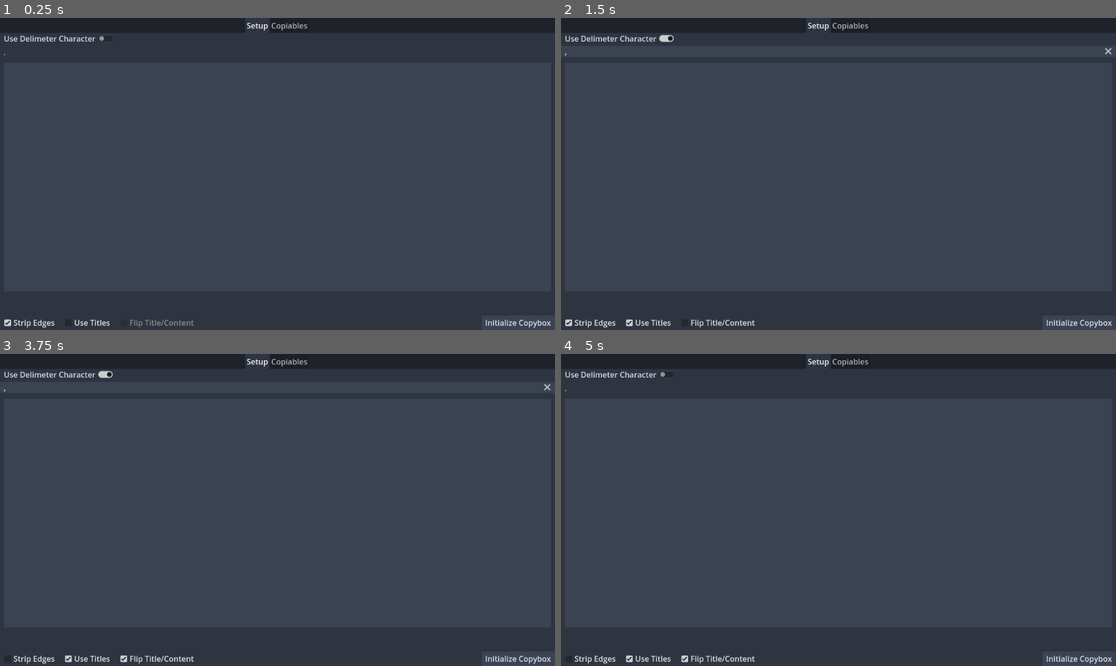
Above: before the commit, frames 1-4 (two rows, left to right).
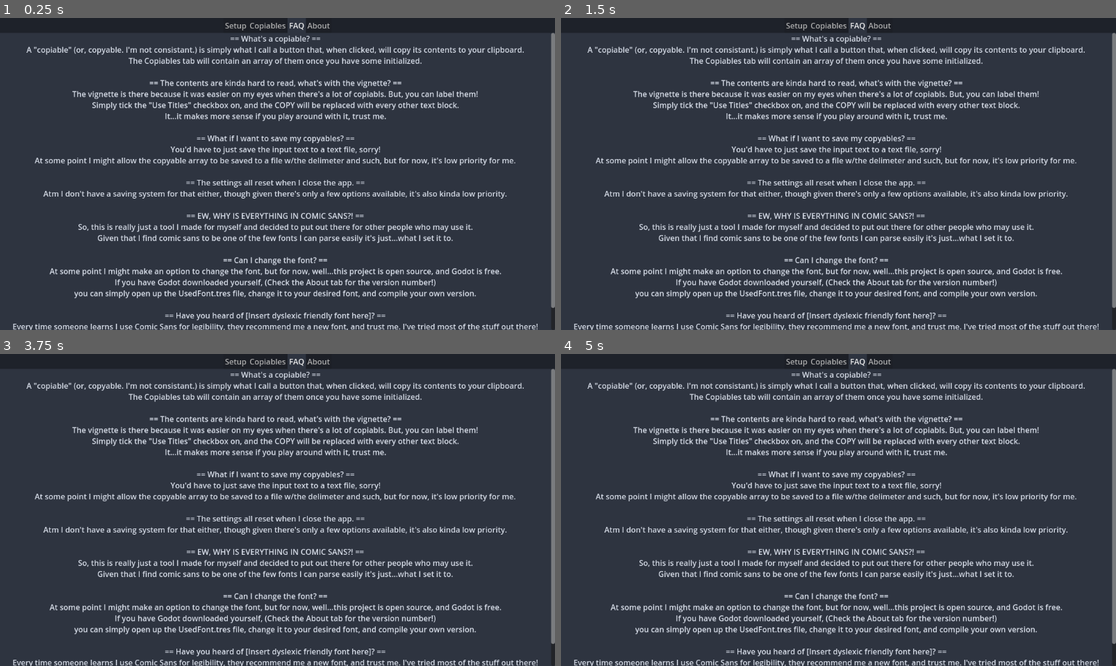
Above: after the commit, the same moments.

Repository: Scribble-Sheep/Copybox
Game: Godot game, scene res://Mainscene.tscn
Two runs of this game, one before a commit and one after it. Both use one fixed random seed, a clock stepped at 60 frames per second and the inputs below.
Inputs (mouse positions are in pixels of both pictures, inside the frame that each line leads up to):
- Up to frame 1 (0.25 s): no input
- Up to frame 2 (1.5 s): click (622, 39) at 0.5 s, where only the run before the commit has a clickable "Use Delimeter Character"; click (649, 323) at 1.25 s, where only the run before the commit has a clickable "Use Titles"
- Up to frame 3 (3.75 s): click (516, 659) at 2 s, where only the run before the commit has a clickable "Initialize Copybox"; click (27, 659) at 2.75 s, where only the run before the commit has a clickable "Strip Edges"; click (155, 659) at 3.5 s, where only the run before the commit has a clickable "Flip Title/Content"
- Up to frame 4 (5 s): click (622, 375) at 4.25 s, where only the run before the commit has a clickable "Use Delimeter Character"

The runs differ from the first frame. In frame 1, 12% of the frame differs, in the area x 0-100%, y 0-100%; in frame 2, 12%; in frame 3, 12%; in frame 4, 12%.

Commit message:
Some licensing text + an FAQ

Diff:
--- a/CopyablesBox.gd
+++ b/CopyablesBox.gd
@@ -15,13 +15,12 @@
 
 	var inStringArr
 
-	match delimiter:
-		"":
-			inStringArr = inString.split("\n", false)
-		_:
-			inStringArr = inString.split(delimiter, false)
+	if delimiter == "":
+		inStringArr = inString.split("\n", false)
+	else:
+		inStringArr = inString.split(delimiter, false)
 
-	if !inStringArr is Array and inStringArr.size()==0:
+	if !inStringArr is Array and inStringArr.size()==0:## Unhappy early return.
 		return
 
 	if title_toggle.button_pressed:
@@ -49,7 +48,6 @@
 					newchild.initialize(t, s)
 				else:
 					newchild.initialize(s, t)
-
 	else:
 		for s in inStringArr:
 			if strip_toggle.button_pressed:
--- a/LabeledCopyableDisplay.gd
+++ b/LabeledCopyableDisplay.gd
@@ -13,6 +13,10 @@
 	name_label.text = new_name_string
 
 
+func remove_close_button()-> void:
+	%Closebutton.queue_free()
+
+
 func _on_closebutton_pressed() -> void:
 	queue_free()
 
--- a/LabeledCopyableDisplay.tscn
+++ b/LabeledCopyableDisplay.tscn
@@ -135,8 +135,11 @@
 [node name="Control" type="Control" parent="HBoxContainer"]
 custom_minimum_size = Vector2(29.315, 0)
 layout_mode = 2
+size_flags_horizontal = 10
+size_flags_stretch_ratio = 0.0
 
 [node name="Closebutton" type="Button" parent="HBoxContainer/Control"]
+unique_name_in_owner = true
 custom_minimum_size = Vector2(0, 31)
 layout_mode = 1
 anchors_preset = 15
--- /dev/null
+++ b/LicenseLabel.gd
@@ -0,0 +1,11 @@
+extends Label
+
+
+# Called when the node enters the scene tree for the first time.
+func _ready() -> void:
+	text = "Copybox Version 1.0\n\n"
+	text +="This program was created by Sheep Undefined, aka Scribble-Sheep, using Godot %s.%s.%s.\n\n"%[Engine.get_version_info().major,Engine.get_version_info().minor,Engine.get_version_info().patch]
+	text += "This game uses Godot Engine, available under the following license:\n"
+	text += Engine.get_license_text()
+	text += "\n\nPortions of this software are copyright ©%s The FreeType Project (www.freetype.org). All rights reserved.\n\n"%"2023"
+	text += "Copyright The Mbed TLS Contributors\nLicensed under the Apache License, Version 2.0 (the \"License\"); you may not use this file except in compliance with the License. You may obtain a copy of the License at\nhttp://www.apache.org/licenses/LICENSE-2.0\nUnless required by applicable law or agreed to in writing, software distributed under the License is distributed on an \"AS IS\" BASIS, WITHOUT WARRANTIES OR CONDITIONS OF ANY KIND, either express or implied. See the License for the specific language governing permissions and limitations under the License.\n\n"
--- a/Mainscene.tscn
+++ b/Mainscene.tscn
@@ -1,8 +1,10 @@
-[gd_scene load_steps=4 format=3 uid="uid://ckfaab762ijsb"]
+[gd_scene load_steps=6 format=3 uid="uid://ckfaab762ijsb"]
 
 [ext_resource type="Script" path="res://TabBar.gd" id="1_c0t2p"]
 [ext_resource type="Script" path="res://CopyablesBox.gd" id="1_jnc58"]
 [ext_resource type="Script" path="res://TitlesToggle.gd" id="2_8mpku"]
+[ext_resource type="Script" path="res://OnTopToggle.gd" id="4_ihvxv"]
+[ext_resource type="Script" path="res://LicenseLabel.gd" id="5_k422d"]
 
 [node name="Root" type="Control"]
 layout_mode = 3
@@ -20,16 +22,32 @@
 grow_horizontal = 2
 grow_vertical = 2
 tab_alignment = 1
+current_tab = 2
 script = ExtResource("1_c0t2p")
 
 [node name="Setup" type="VBoxContainer" parent="TabBar"]
+visible = false
 layout_mode = 2
 
-[node name="DelimeterToggle" type="CheckButton" parent="TabBar/Setup"]
+[node name="HBoxContainer2" type="HBoxContainer" parent="TabBar/Setup"]
+layout_mode = 2
+size_flags_vertical = 4
+
+[node name="DelimeterToggle" type="CheckButton" parent="TabBar/Setup/HBoxContainer2"]
 unique_name_in_owner = true
 layout_mode = 2
 size_flags_horizontal = 0
 text = "Use Delimeter Character"
+flat = true
+
+[node name="OnTopToggle" type="CheckBox" parent="TabBar/Setup/HBoxContainer2"]
+layout_mode = 2
+size_flags_horizontal = 10
+size_flags_vertical = 10
+text = "Always On Top"
+flat = true
+alignment = 1
+script = ExtResource("4_ihvxv")
 
 [node name="DelimitEdit" type="LineEdit" parent="TabBar/Setup"]
 unique_name_in_owner = true
@@ -46,7 +64,7 @@
 theme_override_constants/margin_left = 8
 theme_override_constants/margin_top = 8
 theme_override_constants/margin_right = 8
-theme_override_constants/margin_bottom = 46
+theme_override_constants/margin_bottom = 19
 
 [node name="Textblob" type="TextEdit" parent="TabBar/Setup/Raw Text"]
 unique_name_in_owner = true
@@ -54,6 +72,7 @@
 
 [node name="HBoxContainer" type="HBoxContainer" parent="TabBar/Setup"]
 layout_mode = 2
+size_flags_horizontal = 4
 
 [node name="StripToggle" type="CheckBox" parent="TabBar/Setup/HBoxContainer"]
 unique_name_in_owner = true
@@ -61,12 +80,14 @@
 tooltip_text = "Removes any newlines at the starts and ends of each copyable. Useful if you want to use delimiters."
 button_pressed = true
 text = "Strip Edges"
+flat = true
 
 [node name="TitlesToggle" type="CheckBox" parent="TabBar/Setup/HBoxContainer"]
 unique_name_in_owner = true
 layout_mode = 2
 tooltip_text = "If enabled, every odd numbered copyable will be treated as the title to the next one. Just try it out, you'll see what I mean."
 text = "Use Titles"
+flat = true
 script = ExtResource("2_8mpku")
 
 [node name="FlipToggle" type="CheckBox" parent="TabBar/Setup/HBoxContainer"]
@@ -75,8 +96,9 @@
 tooltip_text = "Did you write them out in reverse? Here, no need to rewrite things."
 disabled = true
 text = "Flip Title/Content"
+flat = true
 
-[node name="InitButton" type="Button" parent="TabBar/Setup/HBoxContainer"]
+[node name="InitButton" type="Button" parent="TabBar/Setup"]
 custom_minimum_size = Vector2(145, 30)
 layout_mode = 2
 size_flags_horizontal = 10
@@ -90,8 +112,77 @@
 [node name="CopyablesBox" type="VBoxContainer" parent="TabBar/Copiables"]
 layout_mode = 2
 size_flags_horizontal = 3
+size_flags_vertical = 3
 script = ExtResource("1_jnc58")
 
-[connection signal="toggled" from="TabBar/Setup/DelimeterToggle" to="TabBar" method="_on_delimeter_toggle_toggled"]
+[node name="Label" type="Label" parent="TabBar/Copiables/CopyablesBox"]
+custom_minimum_size = Vector2(4.595, 0.335)
+layout_mode = 2
+size_flags_horizontal = 3
+size_flags_vertical = 2
+text = "It looks like you don't have any copiables yet!
+To get started, click \"Setup\" tab up there and type in some things you want to make copiables for, or choose the \"FAQ\" tab for more help."
+horizontal_alignment = 1
+vertical_alignment = 1
+autowrap_mode = 3
+
+[node name="FAQ" type="ScrollContainer" parent="TabBar"]
+layout_mode = 2
+size_flags_vertical = 3
+
+[node name="FAQLabel" type="RichTextLabel" parent="TabBar/FAQ"]
+custom_minimum_size = Vector2(4.595, 0.335)
+layout_mode = 2
+size_flags_horizontal = 3
+size_flags_vertical = 3
+bbcode_enabled = true
+text = "[center][b]== What's a copiable? ==[/b]
+A \"copiable\" (or, copyable. I'm not consistant.) is simply what I call a button that, when clicked, will copy its contents to your clipboard.
+The Copiables tab will contain an array of them once you have some initialized.
+
+[b]== The contents are kinda hard to read, what's with the vignette? ==[/b]
+The vignette is there because it was easier on my eyes when there's a lot of copiabls. But, you can label them!
+Simply tick the \"Use Titles\" checkbox on, and the COPY will be replaced with every other text block.
+It...it makes more sense if you play around with it, trust me.
+
+[b]== What if I want to save my copyables? ==[/b]
+You'd have to just save the input text to a text file, sorry!
+At some point I might allow the copyable array to be saved to a file w/the delimeter and such, but for now, it's low priority for me.
+
+[b]== The settings all reset when I close the app. ==[/b]
+Atm I don't have a saving system for that either, though given there's only a few options available, it's also kinda low priority.
+
+[b]== EW, WHY IS EVERYTHING IN COMIC SANS?! ==[/b]
+So, this is really just a tool I made for myself and decided to put out there for other people who may use it.
+Given that I find comic sans to be one of the few fonts I can parse easily it's just...what I set it to.
+
+[b]== Can I change the font? ==[/b]
+At some point I might make an option to change the font, but for now, well...this project is open source, and Godot is free.
+If you have Godot downloaded yourself, (Check the About tab for the version number!)
+you can simply open up the UsedFont.tres file, change it to your desired font, and compile your own version.
+
+[b]== Have you heard of [Insert dyslexic friendly font here]? ==[/b]
+Every time someone learns I use Comic Sans for legibility, they recommend me a new font, and trust me. I've tried most of the stuff out there!
+Comic Sans remains the only font I've found that works well for me, and some of the fonts I've been recommended are actually HARDER for me to read. I'm perfectly fine with using it, honest![/center]
+"
+
+[node name="About" type="ScrollContainer" parent="TabBar"]
+visible = false
+layout_mode = 2
+size_flags_vertical = 3
+
+[node name="LicenseLabel" type="Label" parent="TabBar/About"]
+custom_minimum_size = Vector2(4.595, 0.335)
+layout_mode = 2
+size_flags_horizontal = 3
+size_flags_vertical = 2
+text = "Error, could not load license. Oh no!"
+horizontal_alignment = 1
+vertical_alignment = 1
+autowrap_mode = 3
+script = ExtResource("5_k422d")
+
+[connection signal="toggled" from="TabBar/Setup/HBoxContainer2/DelimeterToggle" to="TabBar" method="_on_delimeter_toggle_toggled"]
+[connection signal="toggled" from="TabBar/Setup/HBoxContainer2/OnTopToggle" to="TabBar/Setup/HBoxContainer2/OnTopToggle" method="_on_toggled"]
 [connection signal="toggled" from="TabBar/Setup/HBoxContainer/TitlesToggle" to="TabBar/Setup/HBoxContainer/TitlesToggle" method="_on_toggled"]
-[connection signal="pressed" from="TabBar/Setup/HBoxContainer/InitButton" to="TabBar" method="_on_initbutton_pressed"]
+[connection signal="pressed" from="TabBar/Setup/InitButton" to="TabBar" method="_on_initbutton_pressed"]
--- a/NordTheme.tres
+++ b/NordTheme.tres
@@ -6,6 +6,10 @@
 
 [sub_resource type="StyleBoxEmpty" id="StyleBoxEmpty_xjs4p"]
 content_margin_left = 8.0
+
+[sub_resource type="SystemFont" id="SystemFont_xlk0b"]
+font_names = PackedStringArray("Comic Sans MS")
+font_weight = 999
 
 [sub_resource type="StyleBoxFlat" id="StyleBoxFlat_xin8j"]
 bg_color = Color(0.560784, 0.737255, 0.733333, 1)
@@ -87,6 +91,11 @@
 LineEdit/styles/focus = ExtResource("1_bet28")
 LineEdit/styles/normal = ExtResource("1_bet28")
 LineEdit/styles/read_only = SubResource("StyleBoxEmpty_xjs4p")
+RichTextLabel/colors/default_color = Color(0.847059, 0.870588, 0.913725, 1)
+RichTextLabel/colors/font_outline_color = Color(0.847059, 0.870588, 0.913725, 1)
+RichTextLabel/colors/selection_color = Color(0.262745, 0.298039, 0.368627, 0.8)
+RichTextLabel/fonts/bold_font = SubResource("SystemFont_xlk0b")
+RichTextLabel/fonts/normal_font = ExtResource("1_o26fg")
 TabBar/styles/button_highlight = SubResource("StyleBoxFlat_xin8j")
 TabBar/styles/tab_selected = SubResource("StyleBoxFlat_c2n2l")
 TabContainer/fonts/font = ExtResource("1_o26fg")
--- /dev/null
+++ b/OnTopToggle.gd
@@ -0,0 +1,10 @@
+extends CheckBox
+
+
+# Called when the node enters the scene tree for the first time.
+func _ready() -> void:
+	pass # Replace with function body.
+
+
+func _on_toggled(toggled_on: bool) -> void:
+	get_window().always_on_top = toggled_on
Not shown: 1 places in NordTheme.tres that only renumber resources
